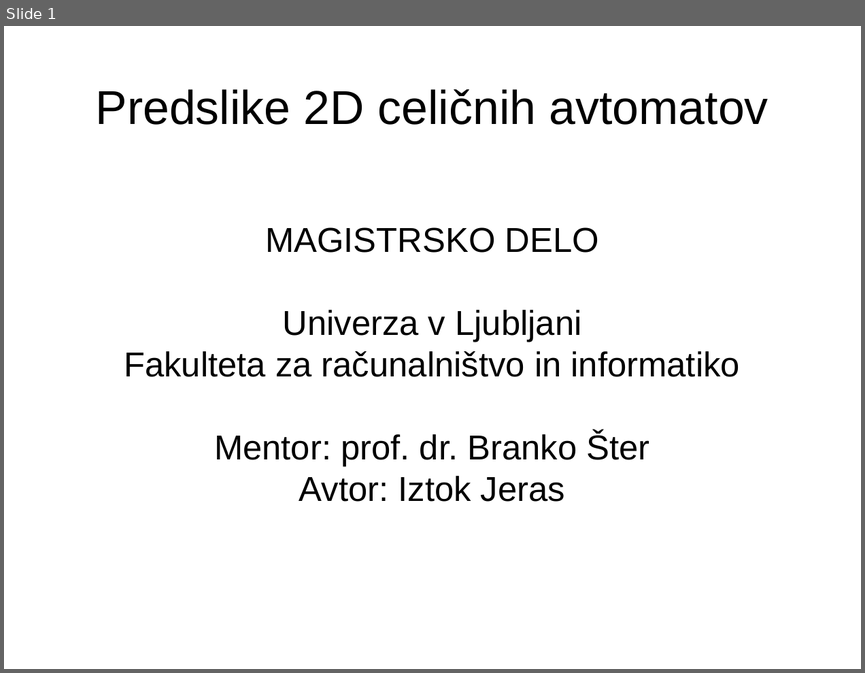
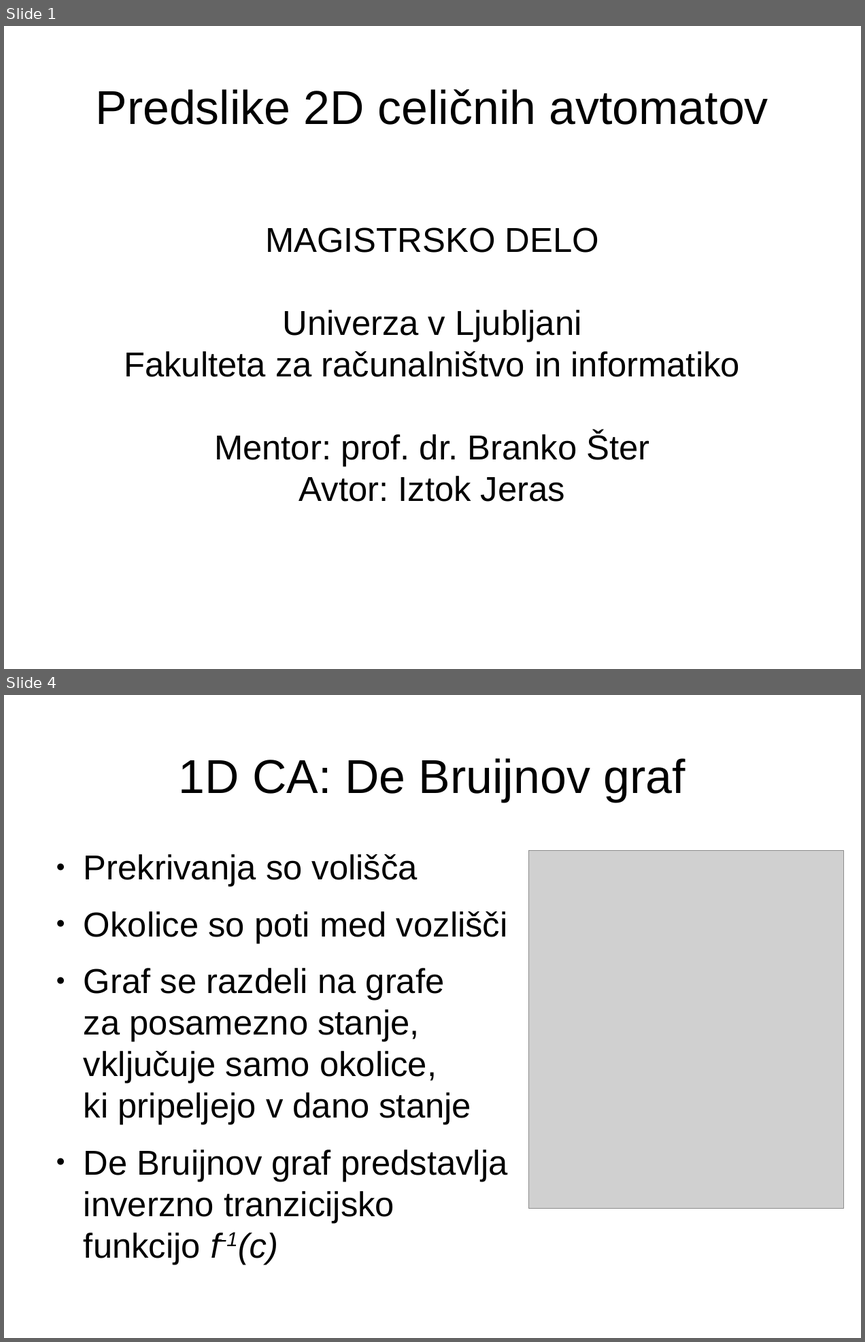
Before and after one commit to jeras/fri-latex-templates, a slide deck: predstavitev/predstavitev.odp. Shown one above the other, each under a label of ours: slide 1 before the commit, slides 1 and 4 after it; the slides between them are not shown. The pictures are 865x673 and 865x1342 pixels, drawn with LibreOffice and Linux fonts; fonts in the diff are those of the drawing; grey boxes stand for pictures. Boxes give left, top, right and bottom in pixels: in the first picture for what was removed or moved away, otherwise in the second. Text is boxed around its words. In the diff, an @@ line names an element or a change of style, - is before the commit and + after.

```diff
--- a/predstavitev/predstavitev.odp
+++ b/predstavitev/predstavitev.odp
@@ slide 4 added at (4,695,861,1338), background #FFFFFF @@
@@ title added at (179,758,685,802), 44 pt, text #000000 @@
+1D CA: De Bruijnov graf
@@ text added at (84,854,508,1264), 32 pt, text #000000 @@
+● Prekrivanja so volišča
+● Okolice so poti med vozlišči
+● Graf se razdeli na grafe
+  za posamezno stanje,
+  vključuje samo okolice,
+  ki pripeljejo v dano stanje
+● De Bruijnov graf predstavlja
+  inverzno tranzicijsko
+  funkcijo f-1(c)
@@ picture added at (529,851,844,1208) @@
```
Also in this commit, not shown: 5 other slides added, 1 slide removed, 3 other files.
